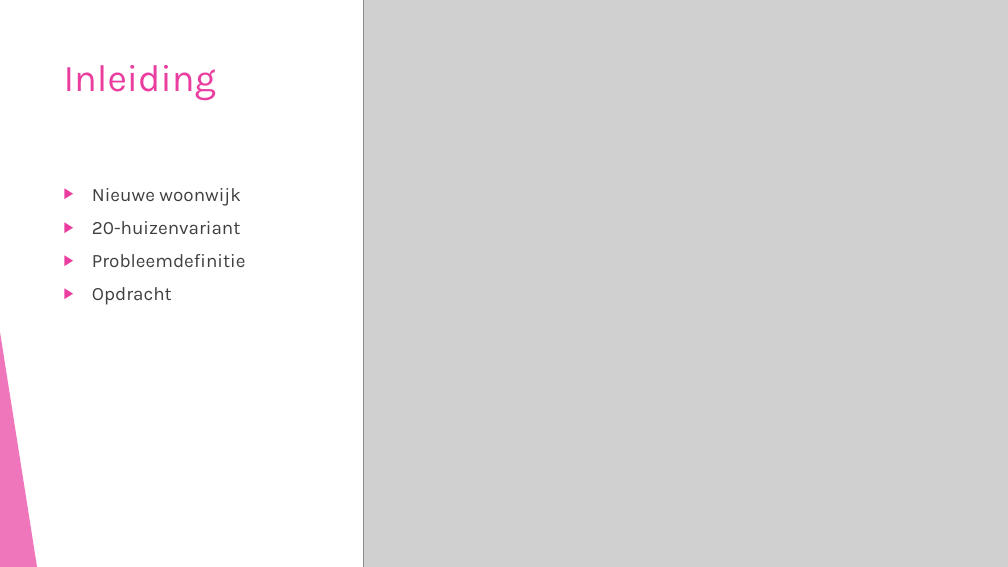
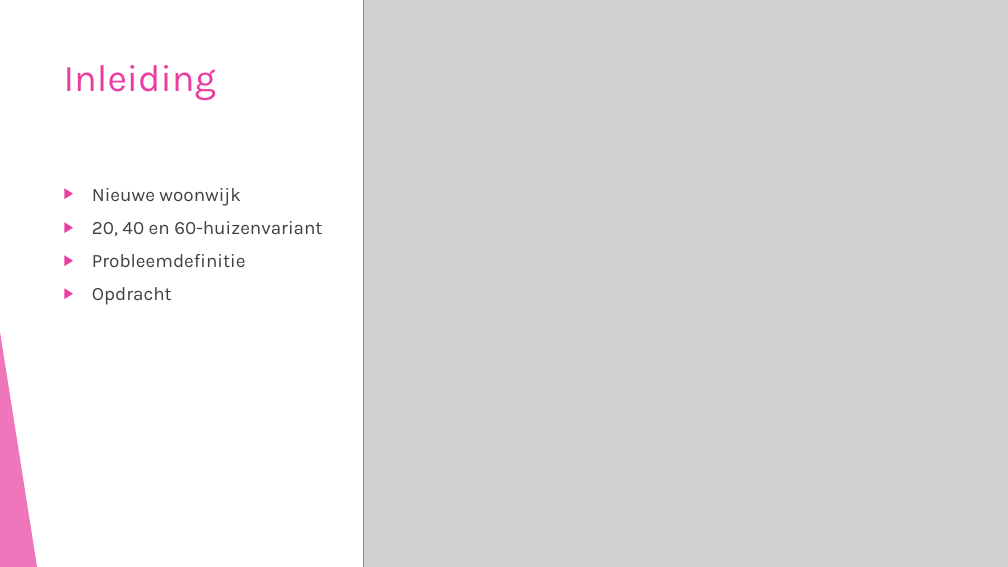
Before and after one commit to corne12345/Lekker-oke-, a slide deck: slide 3 of powerpoints/Amstelhaege PP 3.pptx. Drawn at 1008x567 pixels with LibreOffice and Linux fonts; fonts in the diff are those of the drawing; grey boxes stand for pictures. Boxes give left, top, right and bottom in pixels: in the first picture for what was removed or moved away, otherwise in the second. Text is boxed around its words. In the diff, an @@ line names an element or a change of style, - is before the commit and + after.

```diff
--- a/powerpoints/Amstelhaege PP 3.pptx
+++ b/powerpoints/Amstelhaege PP 3.pptx
@@ text at (92,221,322,236): text changed @@
-▶ 20-huizenvariant
+▶ 20, 40 en 60-huizenvariant
```
Also in this commit, not shown: 3 other slides changed, 1 slide added, 6 other files.
